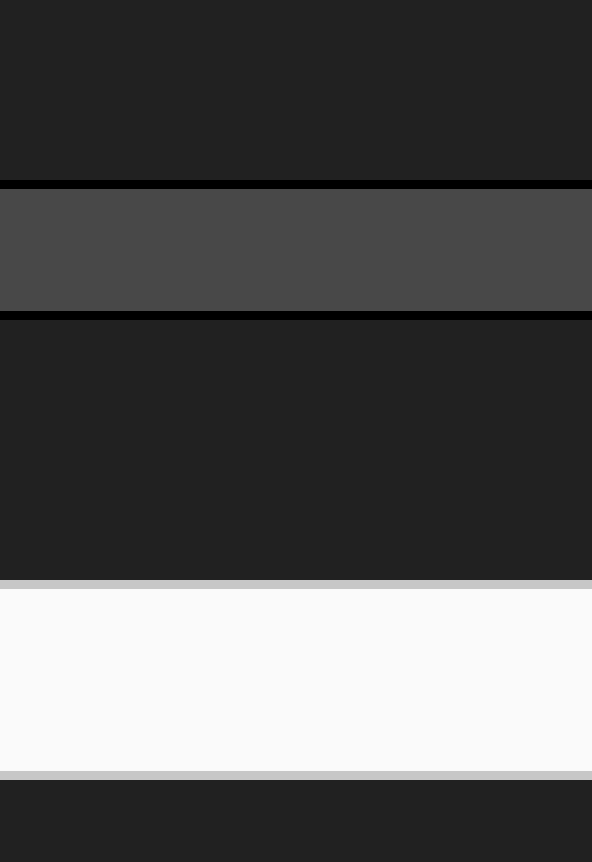
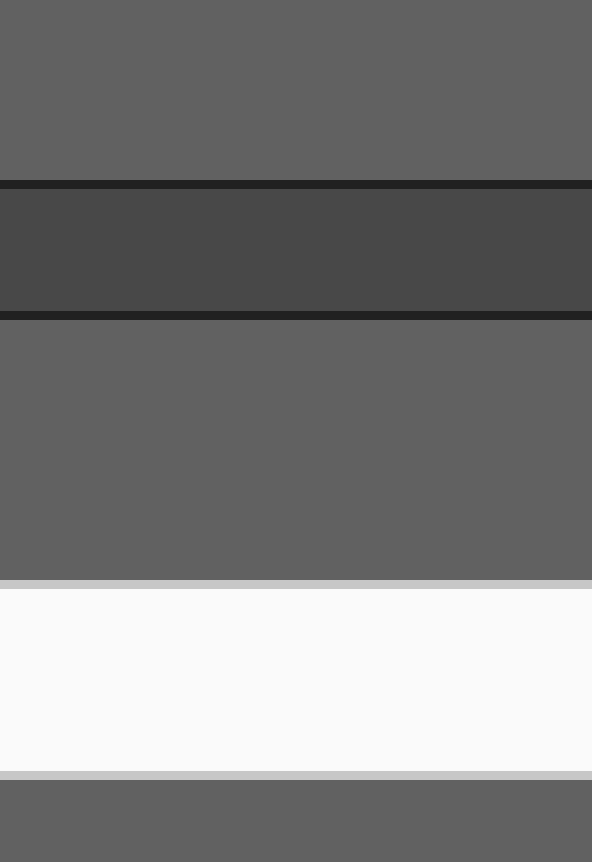
Comparing the layer stacks of the two 592 × 862 images. Changes:
painted on "Rectangle 1" over 0, 180, 592, 320
painted on "Background" over 0, 0, 592, 862
